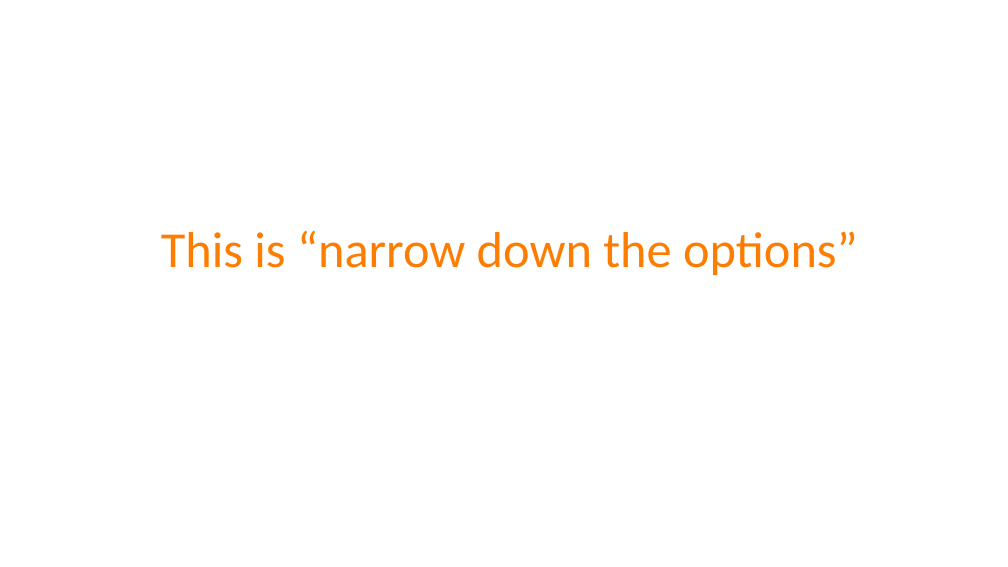
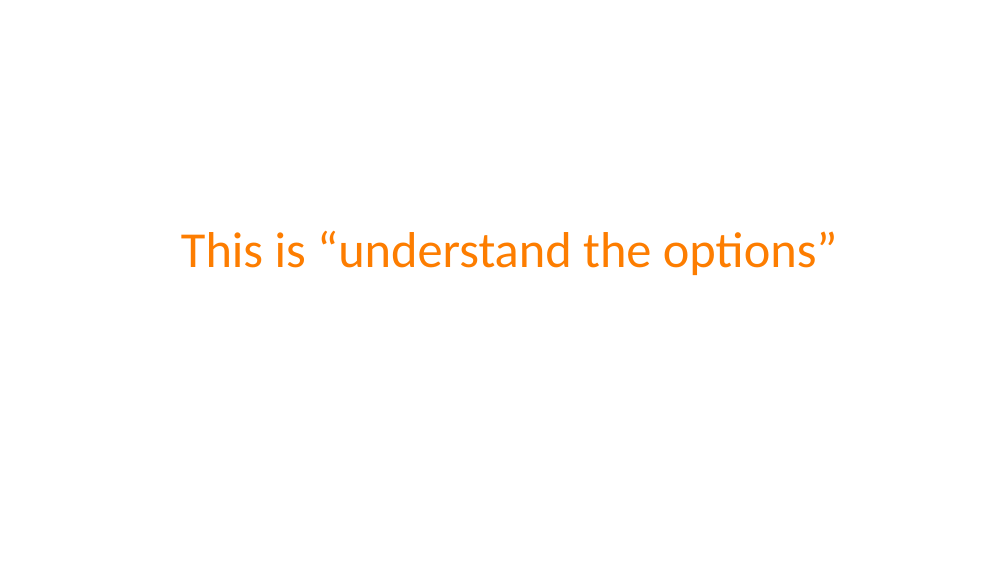
Before and after one commit to spetryjohnson/Securing-Your-API-Endpoints, a slide deck: slide 11 of Securing Your API Endpoints.pptx. Drawn at 1008x567 pixels with LibreOffice and Linux fonts; fonts in the diff are those of the drawing. Boxes give left, top, right and bottom in pixels: in the first picture for what was removed or moved away, otherwise in the second. Text is boxed around its words. In the diff, an @@ line names an element or a change of style, - is before the commit and + after.

```diff
--- a/Securing Your API Endpoints.pptx
+++ b/Securing Your API Endpoints.pptx
@@ title at bbox=[181, 231, 838, 275]: text changed @@
-This is “narrow down the options”
+This is “understand the options”
```
Also in this commit, not shown: 8 other slides changed, 2 slides added, 1 slide removed, 1 other file.
